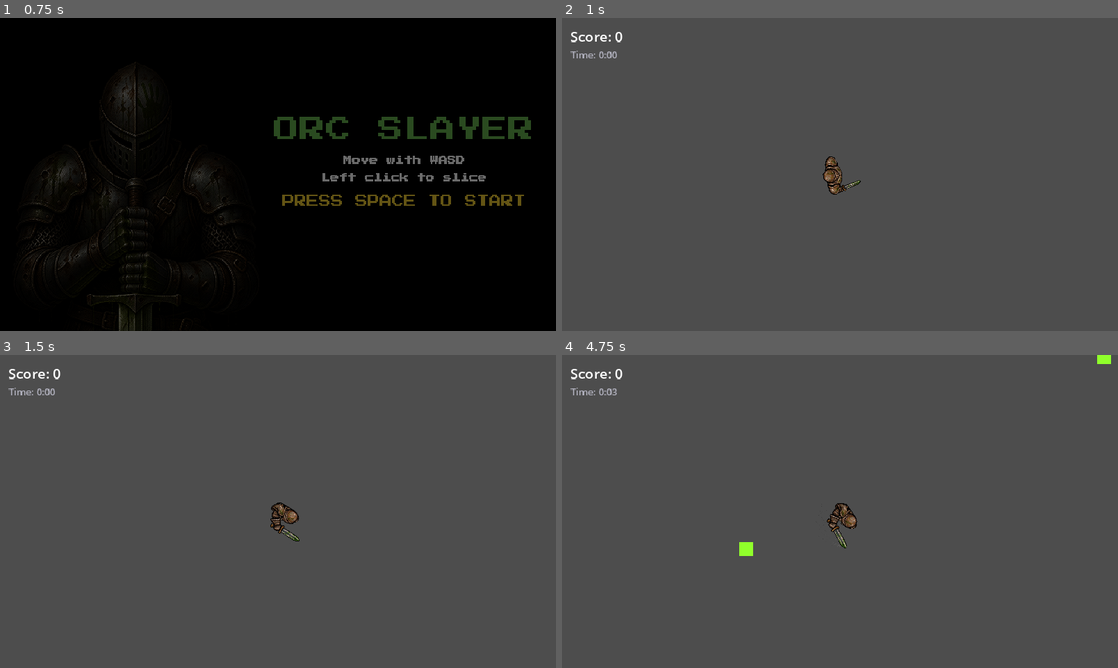
Above: before the commit, frames 1-4 (two rows, left to right).
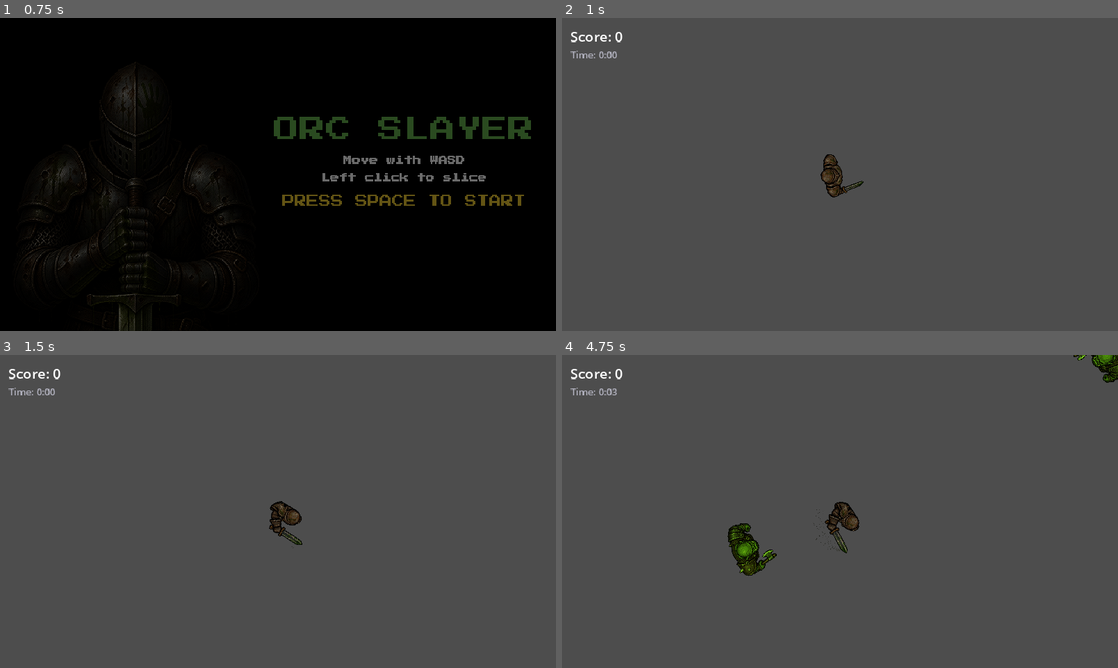
Above: after the commit, the same moments.

Repository: joacoague15/orc-slayer
Game: Godot game, scene res://scenes/start_screen.tscn
Two runs of this game, one before a commit and one after it. Both use one fixed random seed, a clock stepped at 60 frames per second and the inputs below. Sound files missing from this copy of the repository are replaced by a short silence.
Inputs (mouse positions are in pixels of both pictures, inside the frame that each line leads up to):
- Up to frame 1 (0.75 s): tap Enter at 0.5 s; move the mouse to (400, 158) at 0.52 s; hold D (move_right) from 0.53 s (still down); click (400, 158) at 0.6 s
- Up to frame 2 (1 s): keep holding D (move_right); tap Space at 0.77 s
- Up to frame 3 (1.5 s): move the mouse to (166, 527) at 1.27 s; release D (move_right) at 1.28 s; hold S (move_down) from 1.28 s (still down); click (166, 527) at 1.35 s
- Up to frame 4 (4.75 s): tap Space at 1.52, 2, 3.02, 3.77, 4.52 s; move the mouse to (895, 442) at 2.02 s; release S (move_down) at 2.03 s; hold D (move_right) 2.03-2.78 s; tap R at 2.1 s; click (895, 442) at 2.3 s; tap Enter at 2.75, 2.85 s; move the mouse to (812, 574) at 2.77 s; hold W (move_up) 2.78-3.53 s; click (812, 574) at 3.05 s; move the mouse to (1006, 558) at 3.52 s; hold A (move_left) from 3.53 s (still down); click (1006, 558) at 3.6 s; move the mouse to (673, 464) at 4.27 s; click (673, 464) at 4.35 s

Frame 1 is identical in both runs. In frame 2, 0.4% of the frame differs, in the area x 46-55%, y 43-58%; in frame 3, 0.4%; in frame 4, 1.5%, in the area x 29-100%, y 0-71%.

Commit message:
Added orc sprites and polish

Diff:
--- a/scenes/orc.tscn
+++ b/scenes/orc.tscn
@@ -1,9 +1,21 @@
-[gd_scene load_steps=7 format=3 uid="uid://bf6tun472e7x8"]
+[gd_scene load_steps=9 format=3 uid="uid://bf6tun472e7x8"]
 
 [ext_resource type="Script" path="res://scripts/orc.gd" id="1_xeing"]
 [ext_resource type="PackedScene" uid="uid://cbecpas7yxhve" path="res://scenes/pickup.tscn" id="2_bl76n"]
 [ext_resource type="PackedScene" uid="uid://cpcky31tik7br" path="res://scenes/corpse.tscn" id="4_ufc7s"]
+[ext_resource type="Texture2D" uid="uid://foi5cluofy2h" path="res://sprites/orc.png" id="5_fqomm"]
 [ext_resource type="PackedScene" uid="uid://cv4mw228ry0vf" path="res://scenes/blood_splat.tscn" id="6_087gv"]
+
+[sub_resource type="SpriteFrames" id="SpriteFrames_m822r"]
+animations = [{
+"frames": [{
+"duration": 1.0,
+"texture": ExtResource("5_fqomm")
+}],
+"loop": true,
+"name": &"default",
+"speed": 1.0
+}]
 
 [sub_resource type="RectangleShape2D" id="RectangleShape2D_flafe"]
 size = Vector2(32, 32)
@@ -21,12 +33,10 @@
 blood_splat_scene = ExtResource("6_087gv")
 corpse_scene = ExtResource("4_ufc7s")
 
-[node name="ColorRect" type="ColorRect" parent="."]
-offset_left = -16.0
-offset_top = -16.0
-offset_right = 16.0
-offset_bottom = 16.0
-color = Color(0.458824, 1, 0, 1)
+[node name="OrcSpriteAnimator2D" type="AnimatedSprite2D" parent="."]
+modulate = Color(0.506589, 0.740973, 0.386696, 1)
+scale = Vector2(0.2, 0.2)
+sprite_frames = SubResource("SpriteFrames_m822r")
 
 [node name="CollisionShape2D" type="CollisionShape2D" parent="."]
 shape = SubResource("RectangleShape2D_flafe")
--- a/scenes/orc_brute.tscn
+++ b/scenes/orc_brute.tscn
@@ -1,9 +1,21 @@
-[gd_scene load_steps=7 format=3 uid="uid://dcxl5tie7hrs7"]
+[gd_scene load_steps=9 format=3 uid="uid://dcxl5tie7hrs7"]
 
 [ext_resource type="Script" path="res://scripts/orc.gd" id="1_jfd3n"]
 [ext_resource type="PackedScene" uid="uid://cbecpas7yxhve" path="res://scenes/pickup.tscn" id="2_tupxu"]
 [ext_resource type="PackedScene" uid="uid://cpcky31tik7br" path="res://scenes/corpse.tscn" id="4_l242i"]
+[ext_resource type="Texture2D" uid="uid://foi5cluofy2h" path="res://sprites/orc.png" id="5_c0luu"]
 [ext_resource type="PackedScene" uid="uid://cv4mw228ry0vf" path="res://scenes/blood_splat.tscn" id="6_5yejl"]
+
+[sub_resource type="SpriteFrames" id="SpriteFrames_4d0iq"]
+animations = [{
+"frames": [{
+"duration": 1.0,
+"texture": ExtResource("5_c0luu")
+}],
+"loop": true,
+"name": &"default",
+"speed": 1.0
+}]
 
 [sub_resource type="RectangleShape2D" id="RectangleShape2D_flafe"]
 size = Vector2(32, 32)
@@ -21,12 +33,10 @@
 blood_splat_scene = ExtResource("6_5yejl")
 corpse_scene = ExtResource("4_l242i")
 
-[node name="ColorRect" type="ColorRect" parent="."]
-offset_left = -16.0
-offset_top = -16.0
-offset_right = 16.0
-offset_bottom = 16.0
-color = Color(0.458824, 1, 0, 1)
+[node name="OrcSpriteAnimator2D" type="AnimatedSprite2D" parent="."]
+modulate = Color(0.254902, 0.513726, 0.552941, 1)
+scale = Vector2(0.22, 0.22)
+sprite_frames = SubResource("SpriteFrames_4d0iq")
 
 [node name="CollisionShape2D" type="CollisionShape2D" parent="."]
 shape = SubResource("RectangleShape2D_flafe")
--- a/scenes/orc_scout.tscn
+++ b/scenes/orc_scout.tscn
@@ -1,9 +1,21 @@
-[gd_scene load_steps=7 format=3 uid="uid://clxtw52pcabh"]
+[gd_scene load_steps=9 format=3 uid="uid://clxtw52pcabh"]
 
 [ext_resource type="Script" path="res://scripts/orc.gd" id="1_0n2nu"]
 [ext_resource type="PackedScene" uid="uid://cbecpas7yxhve" path="res://scenes/pickup.tscn" id="2_lb5xo"]
 [ext_resource type="PackedScene" uid="uid://cpcky31tik7br" path="res://scenes/corpse.tscn" id="4_avgw8"]
+[ext_resource type="Texture2D" uid="uid://foi5cluofy2h" path="res://sprites/orc.png" id="5_aclpg"]
 [ext_resource type="PackedScene" uid="uid://cv4mw228ry0vf" path="res://scenes/blood_splat.tscn" id="6_idlvw"]
+
+[sub_resource type="SpriteFrames" id="SpriteFrames_8uv43"]
+animations = [{
+"frames": [{
+"duration": 1.0,
+"texture": ExtResource("5_aclpg")
+}],
+"loop": true,
+"name": &"default",
+"speed": 1.0
+}]
 
 [sub_resource type="RectangleShape2D" id="RectangleShape2D_flafe"]
 size = Vector2(32, 32)
@@ -20,12 +32,10 @@
 blood_splat_scene = ExtResource("6_idlvw")
 corpse_scene = ExtResource("4_avgw8")
 
-[node name="ColorRect" type="ColorRect" parent="."]
-offset_left = -16.0
-offset_top = -16.0
-offset_right = 16.0
-offset_bottom = 16.0
-color = Color(0.458824, 1, 0, 1)
+[node name="OrcSpriteAnimator2D" type="AnimatedSprite2D" parent="."]
+modulate = Color(1, 0.956863, 0.0431373, 1)
+scale = Vector2(0.18, 0.18)
+sprite_frames = SubResource("SpriteFrames_8uv43")
 
 [node name="CollisionShape2D" type="CollisionShape2D" parent="."]
 shape = SubResource("RectangleShape2D_flafe")
--- a/scenes/player.tscn
+++ b/scenes/player.tscn
@@ -244,7 +244,7 @@
 }]
 
 [sub_resource type="RectangleShape2D" id="RectangleShape2D_lnb5w"]
-size = Vector2(45.5, 35)
+size = Vector2(49.5, 37.5)
 
 [node name="Player" type="CharacterBody2D" groups=["player"]]
 script = ExtResource("1_tlp8j")
@@ -252,12 +252,13 @@
 
 [node name="PlayerSprite" type="AnimatedSprite2D" parent="."]
 physics_interpolation_mode = 2
-scale = Vector2(0.16, 0.16)
+modulate = Color(0.587536, 0.603418, 0.531681, 1)
+scale = Vector2(0.18, 0.18)
 sprite_frames = SubResource("SpriteFrames_fwcdg")
 animation = &"idle"
 
 [node name="CollisionShape2D" type="CollisionShape2D" parent="."]
-position = Vector2(-0.5, -3)
+position = Vector2(-0.5, -5.5)
 scale = Vector2(2, 2)
 shape = SubResource("RectangleShape2D_lnb5w")
 
--- a/scripts/orc.gd
+++ b/scripts/orc.gd
@@ -24,12 +24,12 @@
 var telegraph_timer: float = 0.0
 var is_dying: bool = false
 
-@onready var visual: ColorRect = $ColorRect
+@onready var visual: AnimatedSprite2D = $OrcSpriteAnimator2D
 @onready var neighbor_detector: Area2D = $NeighborDetector
 
 func _ready() -> void:
 	player = get_tree().get_first_node_in_group("player")
-	visual.color = visual_color
+	visual.modulate = visual_color
 	scale = Vector2(visual_scale, visual_scale)
 
 func _physics_process(delta: float) -> void:
@@ -48,6 +48,10 @@
 			telegraph(delta)
 
 	move_and_slide()
+
+	# Rotación del sprite hacia el jugador
+	if is_instance_valid(player):
+		visual.rotation = (player.global_position - global_position).angle() - PI / 2
 
 func chase(_delta: float) -> void:
 	var distance := global_position.distance_to(player.global_position)
@@ -87,7 +91,7 @@
 	state = State.TELEGRAPHING
 	telegraph_timer = telegraph_duration
 	velocity = Vector2.ZERO
-	visual.color = Color.RED
+	visual.modulate = Color.RED
 
 	if is_instance_valid(player):
 		var camera := player.get_node_or_null("Camera2D")
@@ -106,7 +110,7 @@
 				if player.has_method("die"):
 					player.die()
 		state = State.CHASING
-		visual.color = visual_color
+		visual.modulate = visual_color
 
 func die() -> void:
 	if is_dying:
Binary file added: sprites/orc.png
Not shown, added: sprites/orc.png.import
Not shown, changed: .DS_Store
Not shown, added: scenes/.DS_Store
Not shown, added: scenes/.gitattributes
Not shown, added: scenes/.gitignore
